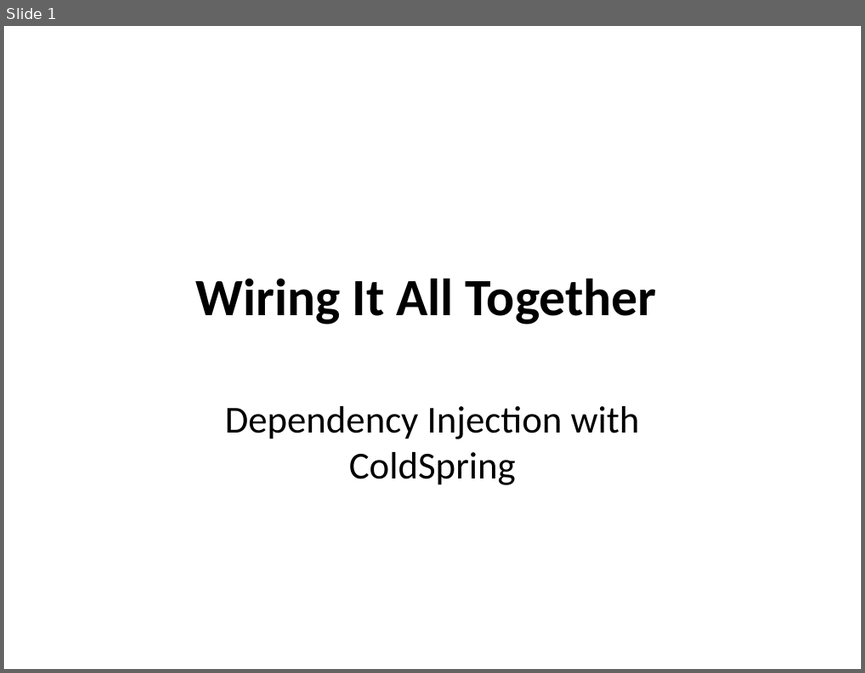
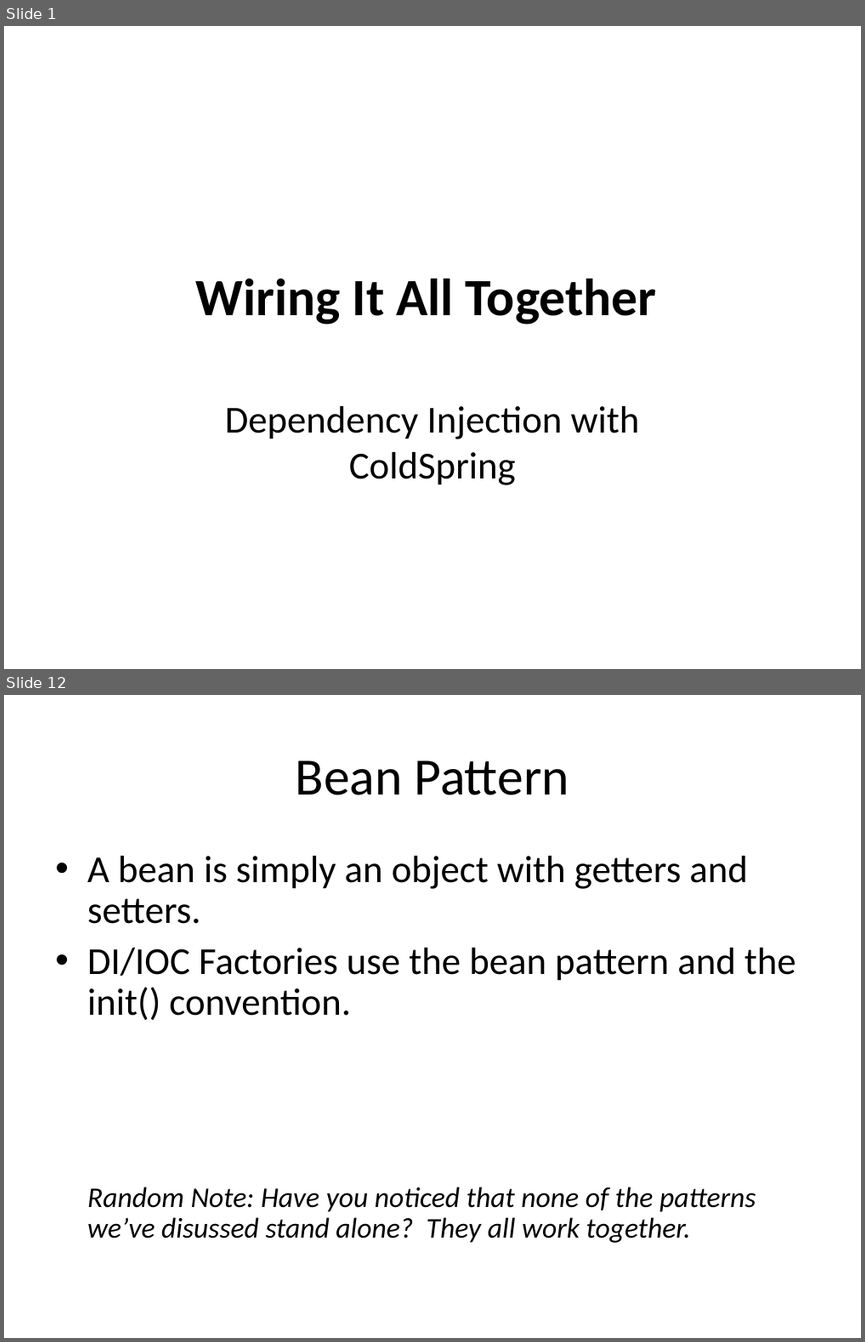
Before and after one commit to dhughes/OldPresentations, a slide deck: Trunk/Model-Glue 3 Day For Teratech/documents/Wiring It All Together.ppt. Shown one above the other, each under a label of ours: slide 1 before the commit, slides 1 and 12 after it; the slides between them are not shown. The pictures are 865x673 and 865x1342 pixels, drawn with LibreOffice and Linux fonts; fonts in the diff are those of the drawing; background and template pictures are left out. Boxes give left, top, right and bottom in pixels: in the first picture for what was removed or moved away, otherwise in the second. Text is boxed around its words. In the diff, an @@ line names an element or a change of style, - is before the commit and + after.

```diff
--- a/Trunk/Model-Glue 3 Day For Teratech/documents/Wiring It All Together.ppt
+++ b/Trunk/Model-Glue 3 Day For Teratech/documents/Wiring It All Together.ppt
@@ slide 12 added at (4,695,861,1338), background picture (left out) @@
@@ title added at (296,760,568,795), 44 pt, text #000000 @@
+Bean Pattern
@@ text added at (87,856,796,1242), 32 pt, text #000000 @@
+• A bean is simply an object with getters and setters.
+• DI/IOC Factories use the bean pattern and the init() convention.
+Random Note: Have you noticed that none of the patterns we’ve disussed stand alone? They all work together.
```
Also in this commit, not shown: 25 other slides added, 1 slide removed, 13 other files.
